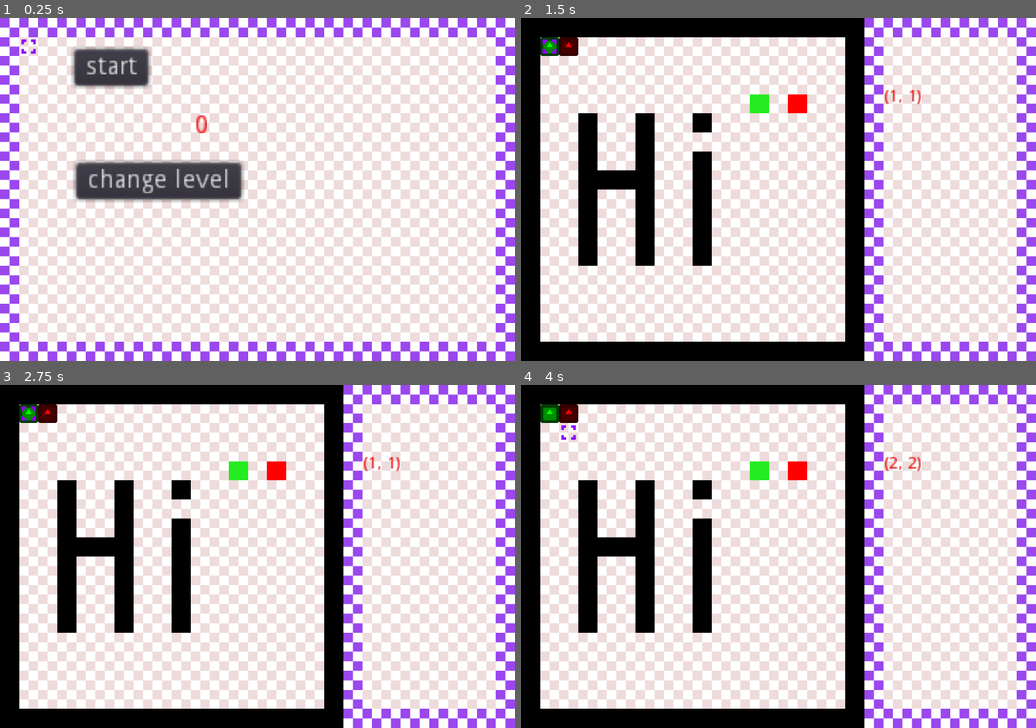
Above: before the commit, frames 1-4 (two rows, left to right).
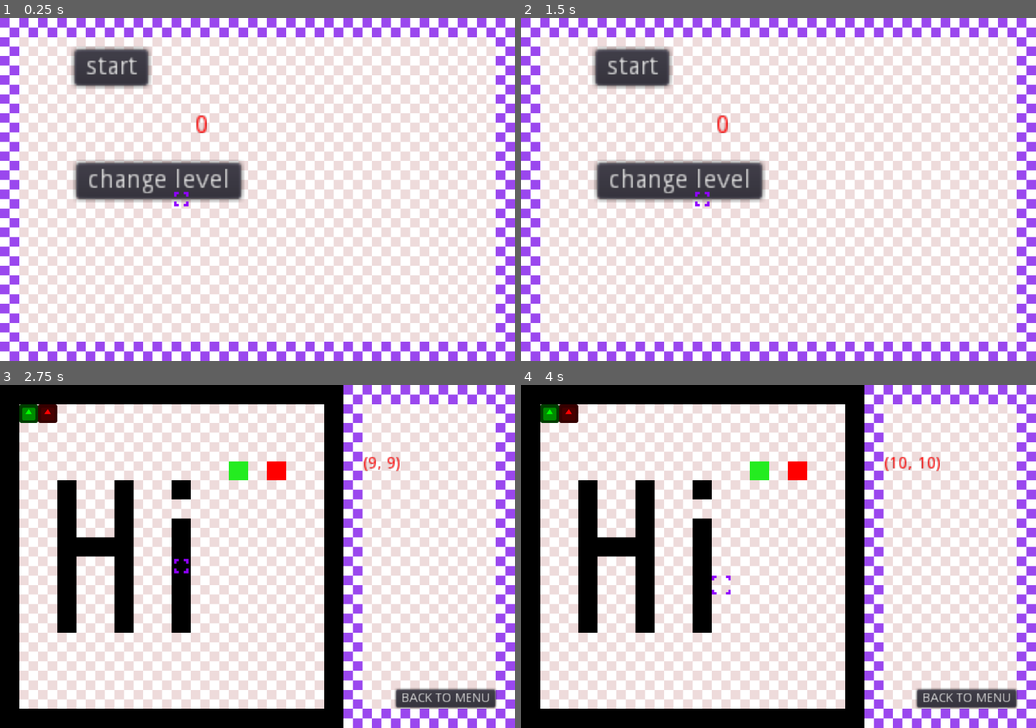
Above: after the commit, the same moments.

Repository: WIT-SCDS-F22-GAME-COOP/Zombie-Game
Game: Godot game, scene res://TSCN/Menu.tscn
The game is run twice, just before and just after one commit, with the same random seed, the same clock (stepped at 60 frames per second) and the same inputs. The engine's default icon, where the game draws it, is replaced by a stand-in: a white triangle on a blue panel in a dark square.
Inputs (mouse positions are in pixels of both pictures, inside the frame that each line leads up to):
- Up to frame 1 (0.25 s): no input
- Up to frame 2 (1.5 s): click "start" at 0.5 s; click (969, 330) at 1.25 s, where only the run after the commit has a clickable "BACK TO MENU"
- Up to frame 3 (2.75 s): click (113, 433) at 2 s, where only the run after the commit has a clickable "start"
- Up to frame 4 (4 s): hold D (move_right) 2.78-3.53 s; tap Enter at 3.5 s; hold S (move_down) from 3.53 s (still down)

The runs differ from the first frame. In frame 1, 0.1% of the frame differs, in the area x 4-37%, y 6-55%; in frame 2, 27%, in the area x 0-78%, y 0-100%; in frame 3, 1.4%; in frame 4, 1.5%.

Commit message:
Return to menu

Diff:
--- a/Scripts/Cursor.gd
+++ b/Scripts/Cursor.gd
@@ -4,7 +4,7 @@
 var direction = 0
 
 func _ready():
-	global_position = Vector2(64+32,64+32)
+	global_position = Vector2(64*9+32,64*9+32)
 
 
 func _process(delta):
--- a/Scripts/Global.gd
+++ b/Scripts/Global.gd
@@ -8,6 +8,7 @@
 
 # Called when the node enters the scene tree for the first time.
 func _ready():
+	print(level)
 	pass # Replace with function body.
 
 
--- a/Scripts/Menu.gd
+++ b/Scripts/Menu.gd
@@ -1,7 +1,7 @@
 extends Node
 
 # Change as levels are added
-var last_level = 1
+var last_level = 2
 
 # Called when the node enters the scene tree for the first time.
 func _ready():
--- a/Scripts/World.gd
+++ b/Scripts/World.gd
@@ -5,11 +5,19 @@
 func _ready():
 	assign_ids()
 	draw_map(Global.level)
+	level_specific()
 
 
 # Called every frame. 'delta' is the elapsed time since the previous frame.
 func _process(delta):
 	$Label.text = str($Cursor.tile_position)
+
+
+func level_specific():
+	match(Global.level_int):
+		2:
+			$Red.position = Vector2(6*64+32,16*64+32)
+			$Green.position = Vector2(7*64+32,16*64+32)
 
 
 func assign_ids():
@@ -46,3 +54,7 @@
 				$TileMap.set_cell(index,index2,2,false,false,false,Vector2(0,0))
 			else:
 				print(str(pixel) + " at " + str(Vector2(index,index2)))
+
+# Temporary button
+func _on_Button_pressed():
+	Global.return_menu()
--- a/TSCN/Character.tscn
+++ b/TSCN/Character.tscn
@@ -13,5 +13,6 @@
 texture = ExtResource( 1 )
 
 [node name="CollisionShape2D" type="CollisionShape2D" parent="."]
+visible = false
 scale = Vector2( 0.85, 0.85 )
 shape = SubResource( 1 )
--- a/TSCN/Cursor.tscn
+++ b/TSCN/Cursor.tscn
@@ -21,6 +21,8 @@
 "speed": 3.0
 } ]
 
+[sub_resource type="RectangleShape2D" id=4]
+
 [node name="Cursor" type="KinematicBody2D"]
 script = ExtResource( 2 )
 
@@ -28,3 +30,10 @@
 frames = SubResource( 3 )
 frame = 1
 playing = true
+
+[node name="Area2D" type="Area2D" parent="."]
+
+[node name="CollisionShape2D" type="CollisionShape2D" parent="Area2D"]
+visible = false
+scale = Vector2( 2.5, 2.5 )
+shape = SubResource( 4 )
--- a/TSCN/World.tscn
+++ b/TSCN/World.tscn
@@ -176,3 +176,13 @@
 
 [node name="Green" parent="." instance=ExtResource( 4 )]
 position = Vector2( 96, 96 )
+
+[node name="Button" type="Button" parent="."]
+margin_left = 1329.0
+margin_top = 1023.0
+margin_right = 1440.0
+margin_bottom = 1043.0
+rect_scale = Vector2( 3, 3 )
+text = "BACK TO MENU"
+
+[connection signal="pressed" from="Button" to="." method="_on_Button_pressed"]
Binary file added: Levels/2.png
Not shown, added: Levels/2.png.import
Not shown: 1 places in TSCN/Cursor.tscn that only renumber resources
